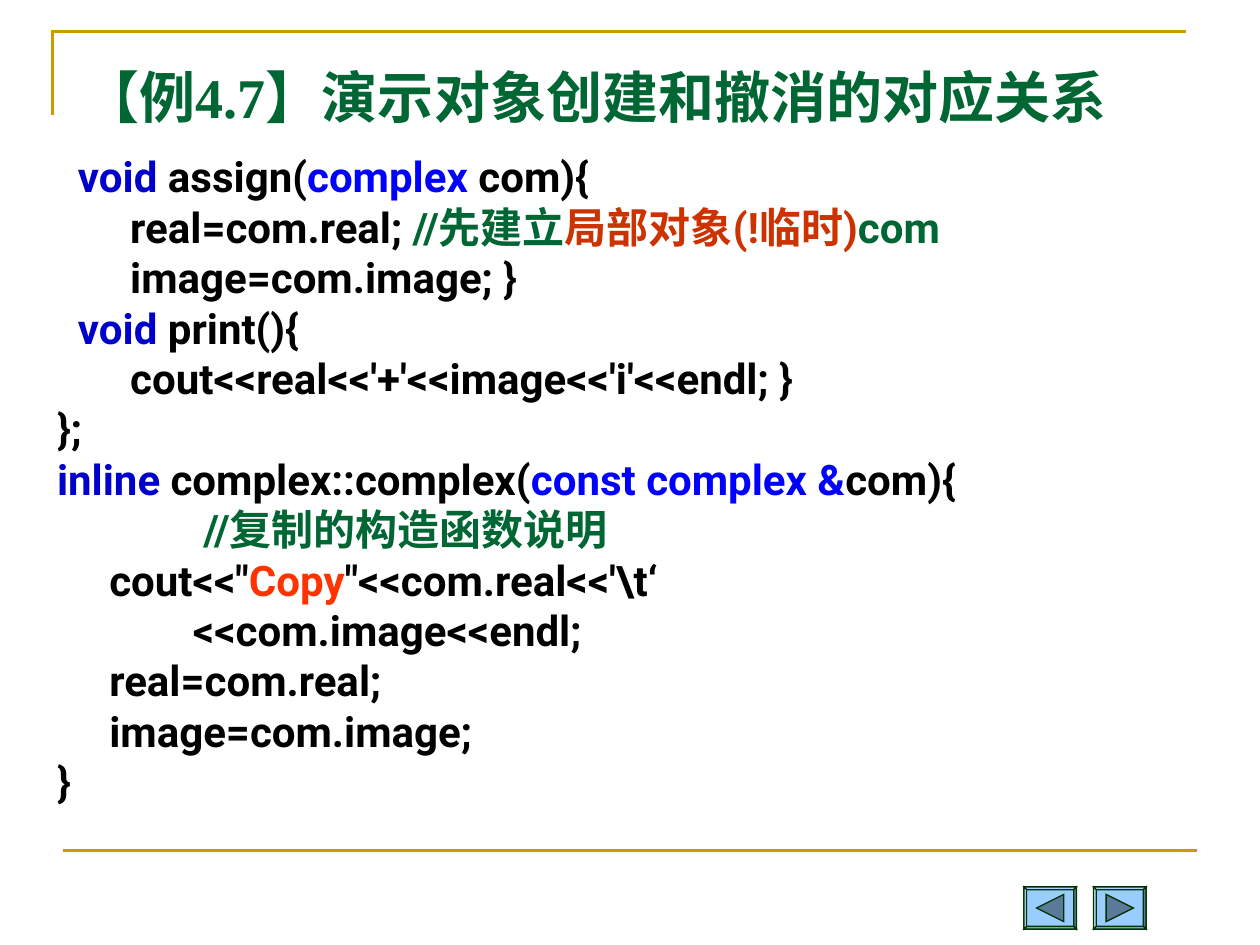
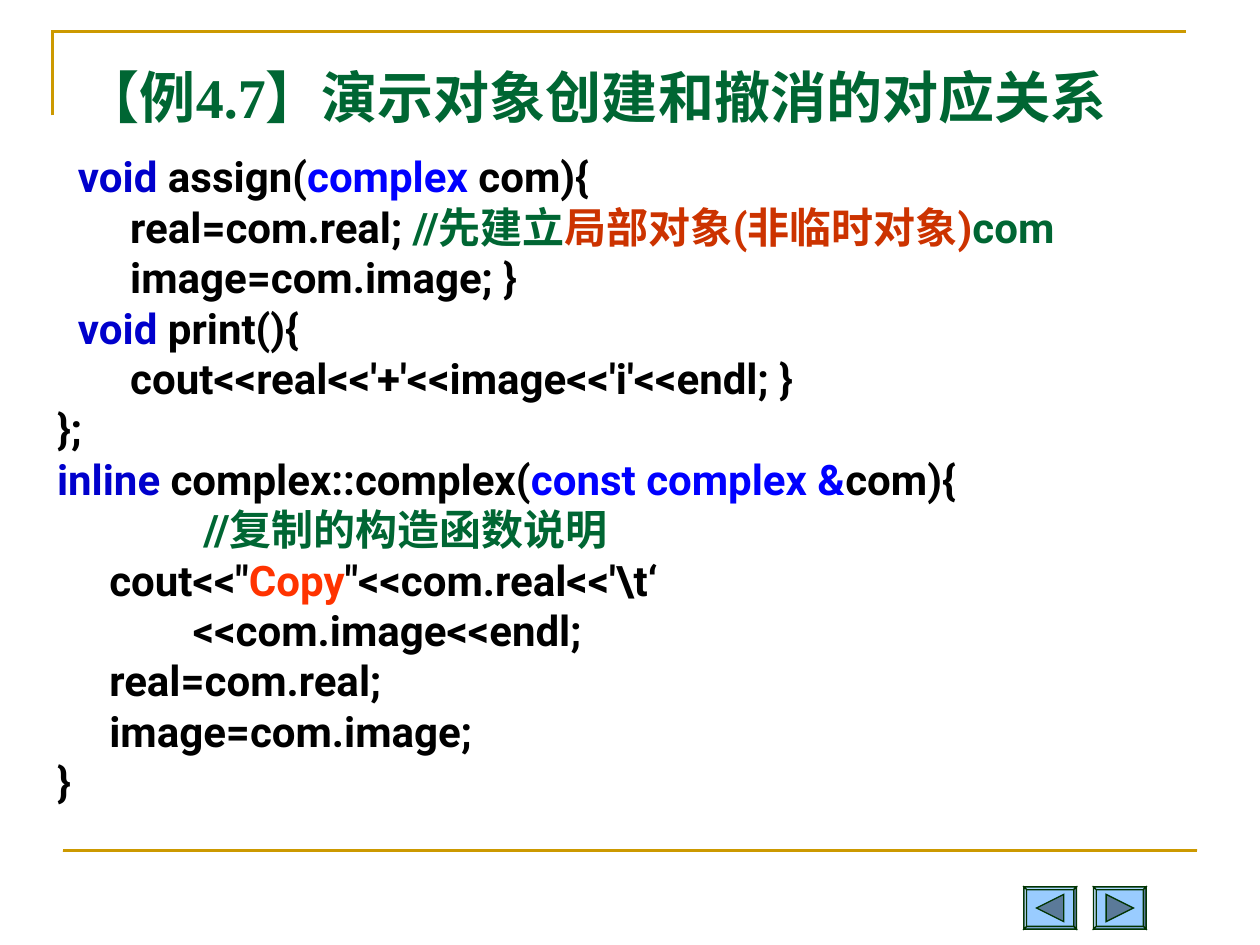
Before and after one commit to Changhe160/Changhe160.github.io, a slide deck: slide 85 of teachingRes/Cplusplus/unit04类与对象.ppt (slide 86 before the commit). Drawn at 1260x945 pixels with LibreOffice and Linux fonts; fonts in the diff are those of the drawing. Boxes give left, top, right and bottom in pixels: in the first picture for what was removed or moved away, otherwise in the second. Text is boxed around its words. In the diff, an @@ line names an element or a change of style, - is before the commit and + after.

```diff
--- a/teachingRes/Cplusplus/unit04类与对象.ppt
+++ b/teachingRes/Cplusplus/unit04类与对象.ppt
@@ text at box(130, 207, 1055, 252): text changed @@
-real=com.real; //先建立局部对象(!临时)com
+real=com.real; //先建立局部对象(非临时对象)com
```
Also in this commit, not shown: 17 other slides changed, 1 slide added, 2 slides removed, 1 other file.
